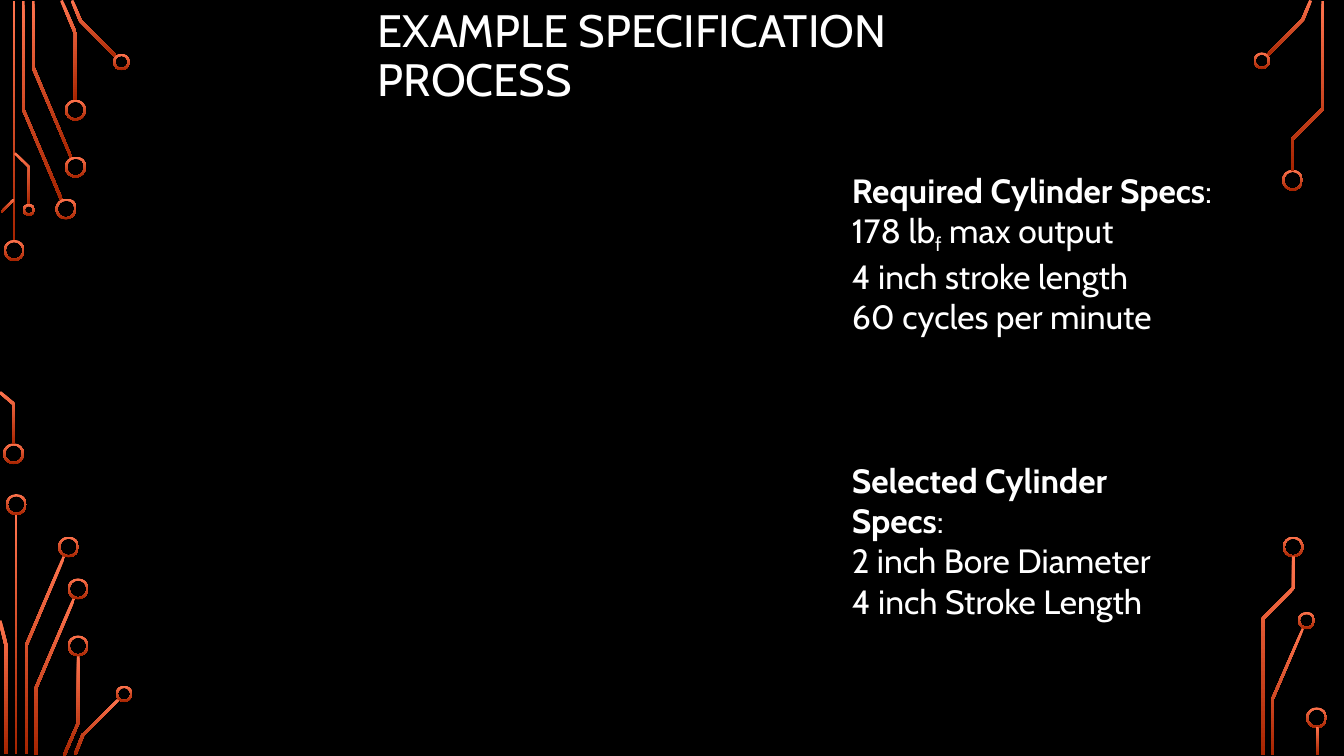
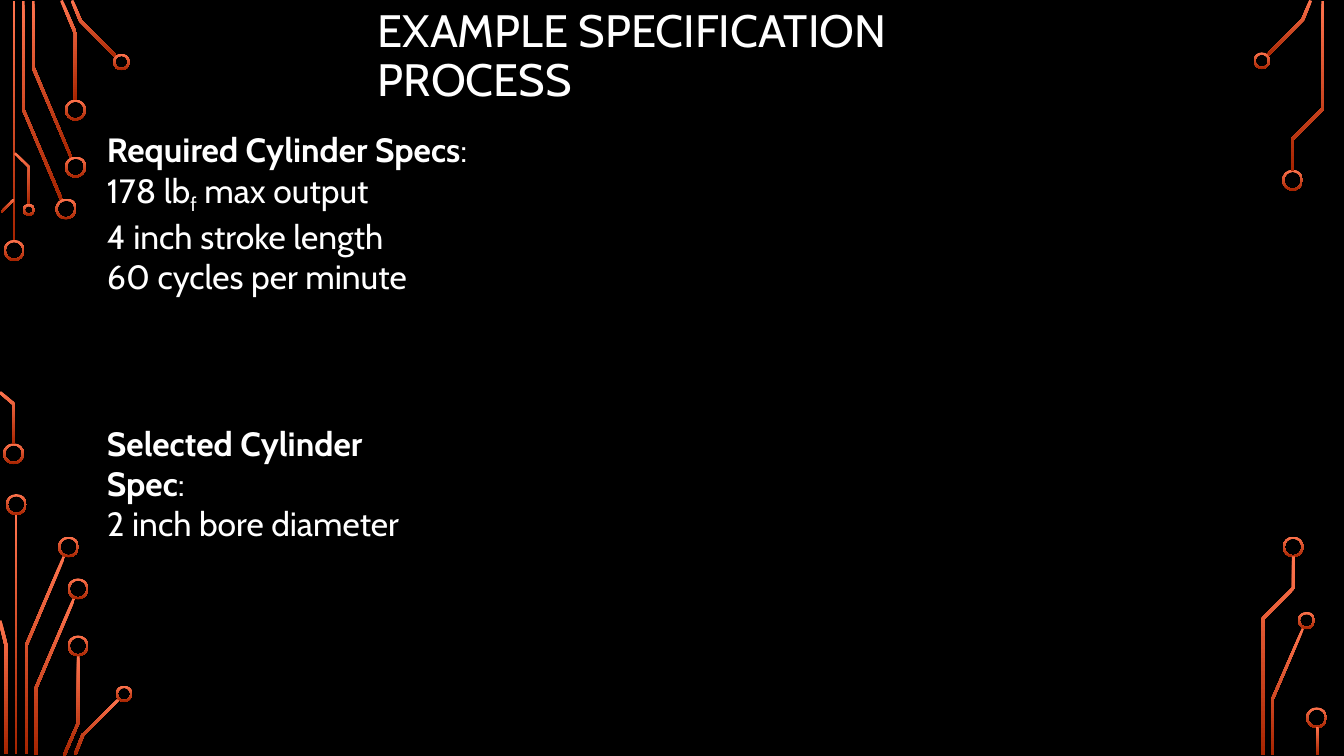
Before and after one commit to Logiant/AgileRoboticControls, a slide deck: slide 30 of Documentation/Presentation/Design Presentation/Design Presentation.pptx. Drawn at 1344x756 pixels with LibreOffice and Linux fonts; fonts in the diff are those of the drawing; grey boxes stand for pictures; background and template pictures are left out. Boxes give left, top, right and bottom in pixels: in the first picture for what was removed or moved away, otherwise in the second. Text is boxed around its words. In the diff, an @@ line names an element or a change of style, - is before the commit and + after.

```diff
--- a/Documentation/Presentation/Design Presentation/Design Presentation.pptx
+++ b/Documentation/Presentation/Design Presentation/Design Presentation.pptx
@@ text "Required Cylinder Specs:" moved from (x1=852, y1=177, x2=1212, y2=337) to (x1=107, y1=136, x2=467, y2=297) @@
@@ text at (x1=107, y1=430, x2=399, y2=537): text changed; bold on @@
-Selected Cylinder Specs:
-2 inch Bore Diameter
-4 inch Stroke Length
+Selected Cylinder Spec:
+2 inch bore diameter
```
Also in this commit, not shown: 6 other slides changed.
